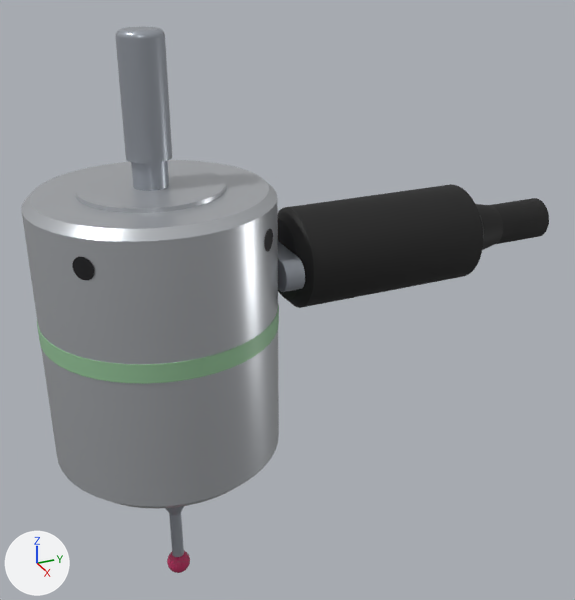
One commit to the glTF model public/models/makera-3d-probe.glb: the scene before it, then after it.
Rendered twice from a camera (50 mm lens) standing at (0.0535, -0.0136, 0.0509) and looking at (-0.0013, 0.0111, 0.0236). Lighting does not change. The marker at lower left points along +X, +Y and +Z. The first picture is the older version. Vertices at exactly the same position are counted once.

Names of what the first picture shows: 'Makera 3D Probe'.
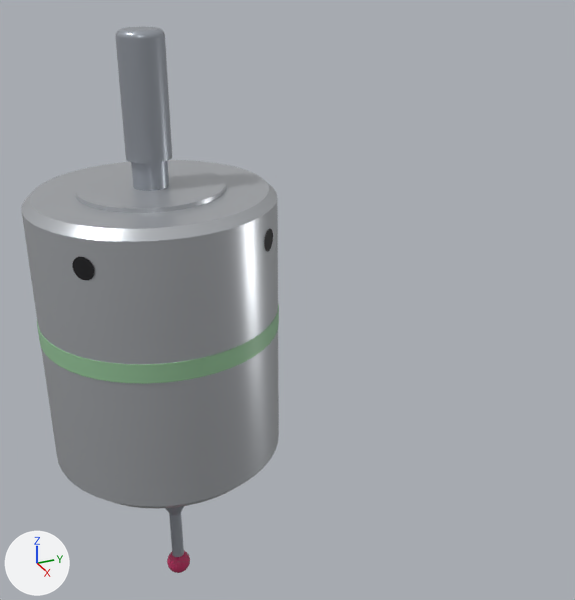
What differs and where, as boxes [x1, y1, x2, y2] in the pictures (575 x 600 px):
```json
{"object": "Makera 3D Probe", "change": "reshaped", "before": [21, 27, 549, 573], "after": [21, 27, 279, 573], "on screen": "51% narrower"}
{"part": 1, "of": "me_makera_3d_probe", "change": "deleted", "before": [278, 184, 549, 308], "on screen": "black"}
{"part": 2, "of": "me_makera_3d_probe", "change": "deleted", "before": [278, 241, 305, 292]}
```

The change, as JSON lines over the scene's bpy script:
```json
{"block": "me_makera_3d_probe", "where": "# used by ob_makera_3d_probe; location = (0.0, 0.0, 0.0)"}
{"op": "remove", "block": "me_makera_3d_probe", "code": "me_makera_3d_probe.from_pydata(...)  # 2284 vertices, 4368 faces; spans x -0.0089..0.0089, y -0.0089..0.0351, z 0.0..0.0455"}
{"op": "add", "block": "me_makera_3d_probe", "code": "me_makera_3d_probe.from_pydata(...)  # 1874 vertices, 3556 faces; spans x -0.0089..0.0089, y -0.0089..0.0089, z 0.0..0.0455"}
{"block": "me_makera_3d_probe", "change": "me_makera_3d_probe part 1: the loose piece of 338 vertices spanning x -0.004..0.004, y 0.01..0.0351, z 0.0238..0.0318 is deleted"}
{"block": "me_makera_3d_probe", "change": "me_makera_3d_probe part 2: the loose piece of 72 vertices spanning x -0.0041..0.0041, y 0.0086..0.01, z 0.0266..0.0291 is deleted"}
{"op": "remove", "block": "me_makera_3d_probe", "code": "me_makera_3d_probe.materials.append(mat_plug_shell)  # grey #aaafb8"}
{"op": "remove", "block": "me_makera_3d_probe", "code": "me_makera_3d_probe.materials.append(mat_plug_and_cable)  # black #141414"}
```
